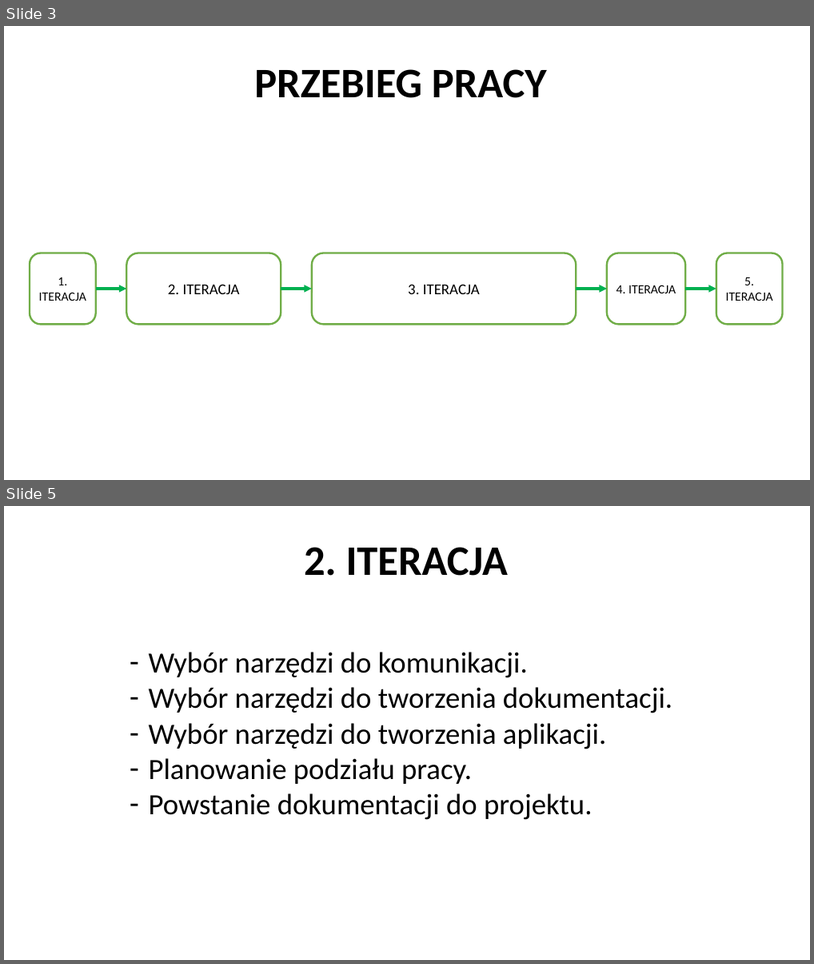
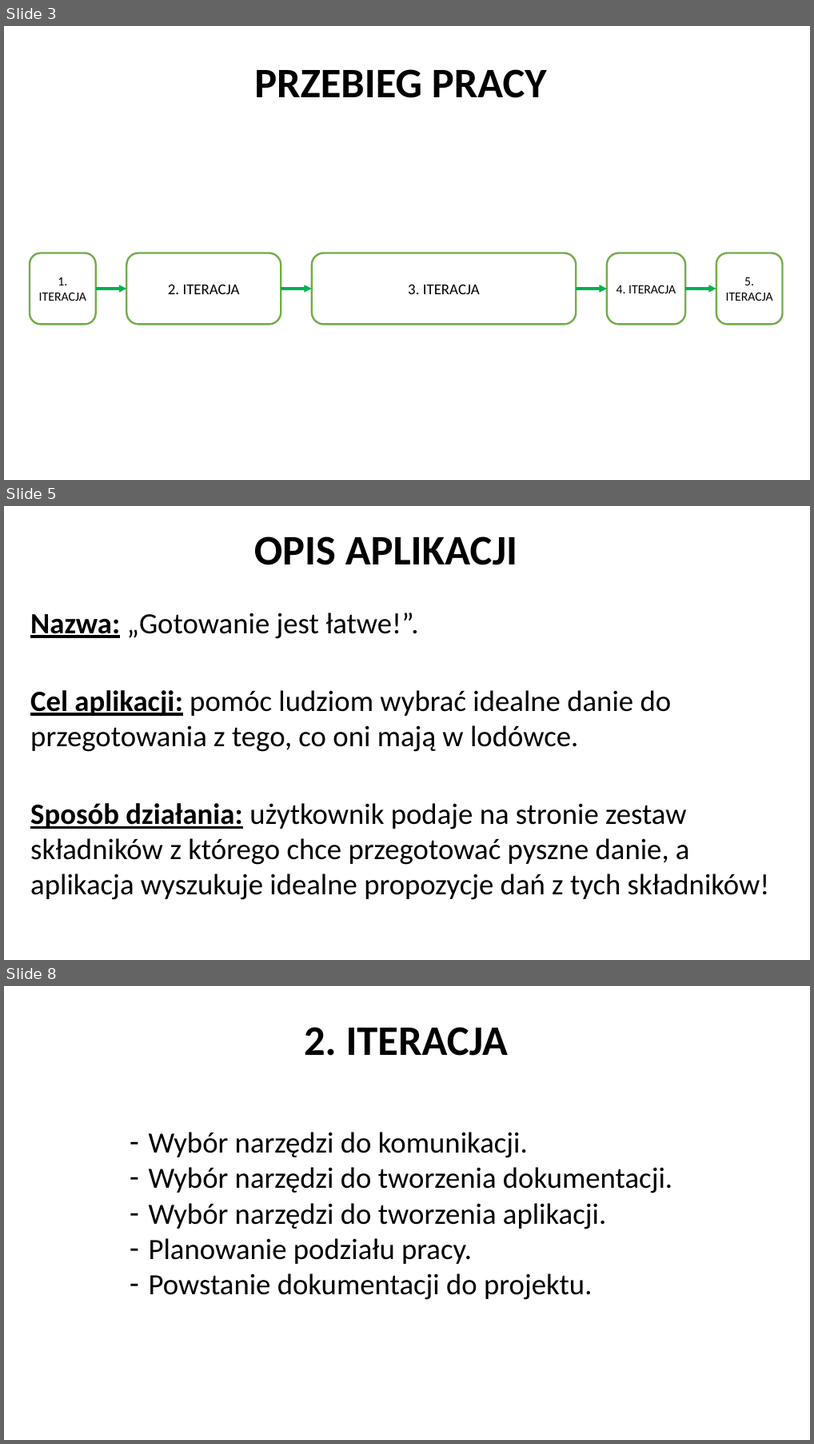
Before and after one commit to ivanprokopets/Team-Project, a slide deck: Documentation/Presentation/Presentation.pptx. Shown one above the other, each under a label of ours: slides 3 and 5 before the commit, slides 3, 5 and 8 after it; the slides between them are not shown. The pictures are 814x964 and 814x1444 pixels, drawn with LibreOffice and Linux fonts; fonts in the diff are those of the drawing; background and template pictures are left out. Boxes give left, top, right and bottom in pixels: in the first picture for what was removed or moved away, otherwise in the second. Text is boxed around its words. In the diff, an @@ line names an element or a change of style, - is before the commit and + after.

```diff
--- a/Documentation/Presentation/Presentation.pptx
+++ b/Documentation/Presentation/Presentation.pptx
@@ slide 5 added at [4,506,810,960], background picture (left out) @@
@@ text added at [254,536,518,565], 50 pt, text #000000, bold @@
+OPIS APLIKACJI
@@ text added at [30,612,418,639], 35 pt, text #000000 @@
+Nazwa: „Gotowanie jest łatwe!”.
@@ text added at [30,690,672,752], 35 pt, text #000000 @@
+Cel aplikacji: pomóc ludziom wybrać idealne danie do przegotowania z tego, co oni mają w lodówce.
@@ text added at [30,803,770,900], 35 pt, text #000000 @@
+Sposób działania: użytkownik podaje na stronie zestaw składników z którego chce przegotować pyszne danie, a aplikacja wyszukuje idealne propozycje dań z tych składników!
@@ what was slide 5 is now slide 8 @@
```
Also in this commit, not shown: 1 slide changed, 15 other slides added.
